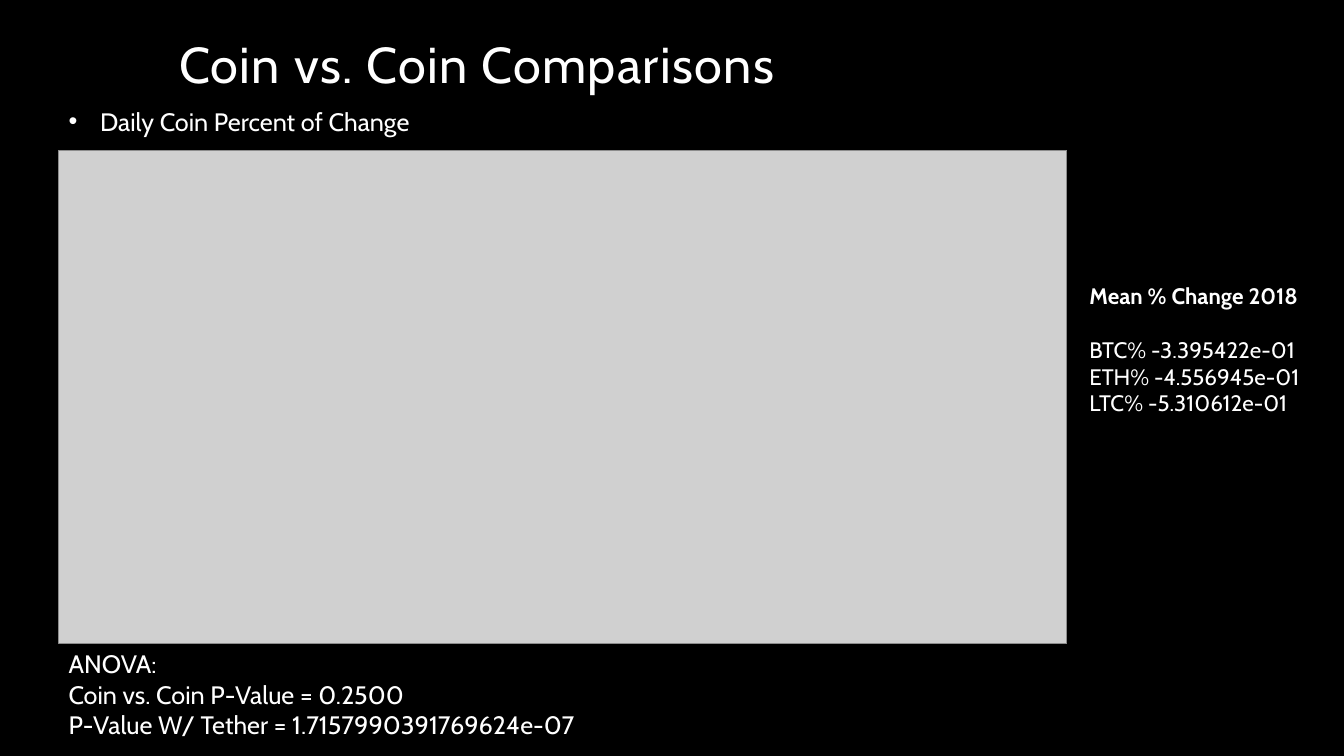
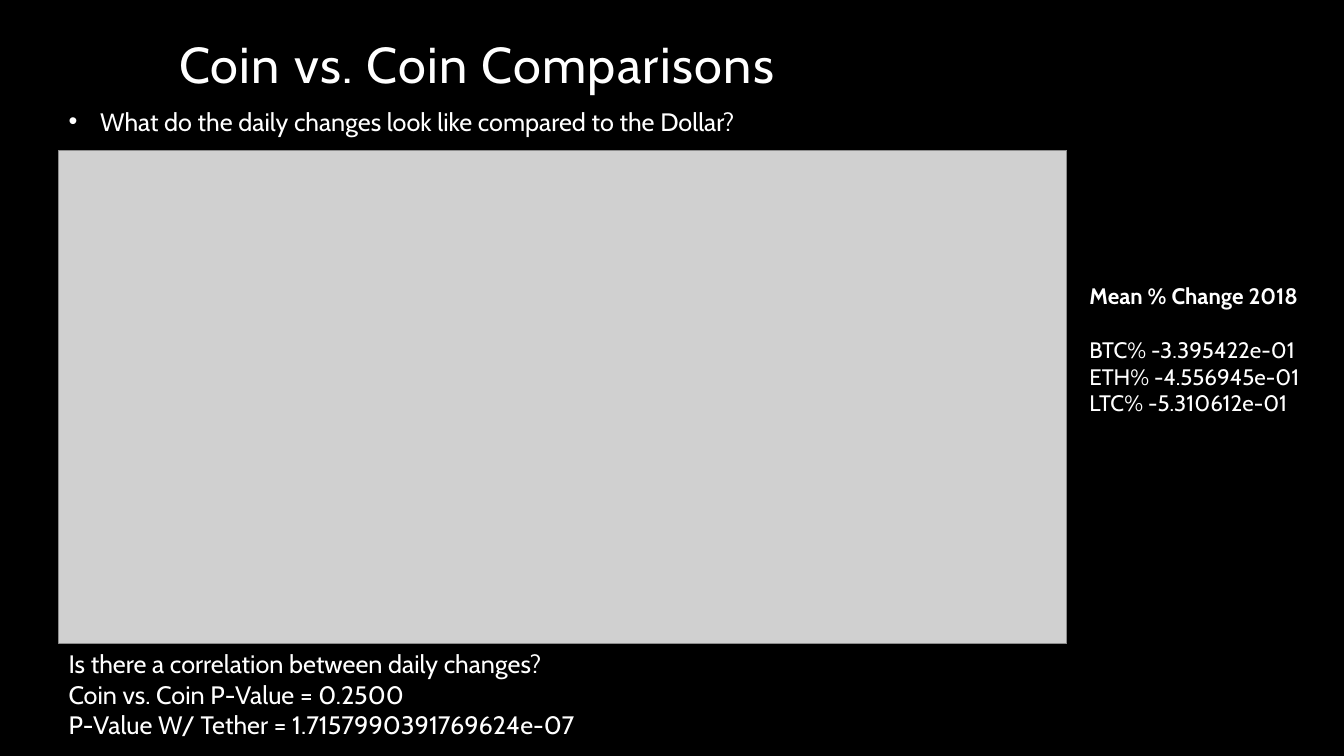
Before and after one commit to ascott4680/Project_01, a slide deck: slide 5 of Scott Slide.pptx (slide 3 before the commit). Drawn at 1344x756 pixels with LibreOffice and Linux fonts; fonts in the diff are those of the drawing; grey boxes stand for pictures; background and template pictures are left out. Boxes give left, top, right and bottom in pixels: in the first picture for what was removed or moved away, otherwise in the second. Text is boxed around its words. In the diff, an @@ line names an element or a change of style, - is before the commit and + after.

Commit message:
PPT Updates

```diff
--- a/Scott Slide.pptx
+++ b/Scott Slide.pptx
@@ text at (x1=100, y1=112, x2=734, y2=137): text changed @@
-• Daily Coin Percent of Change
+• What do the daily changes look like compared to the Dollar?
@@ text at (x1=69, y1=654, x2=542, y2=680): text changed @@
-ANOVA:
+Is there a correlation between daily changes?
```
Also in this commit, not shown: 2 other slides changed, 4 slides added, 1 slide removed.
